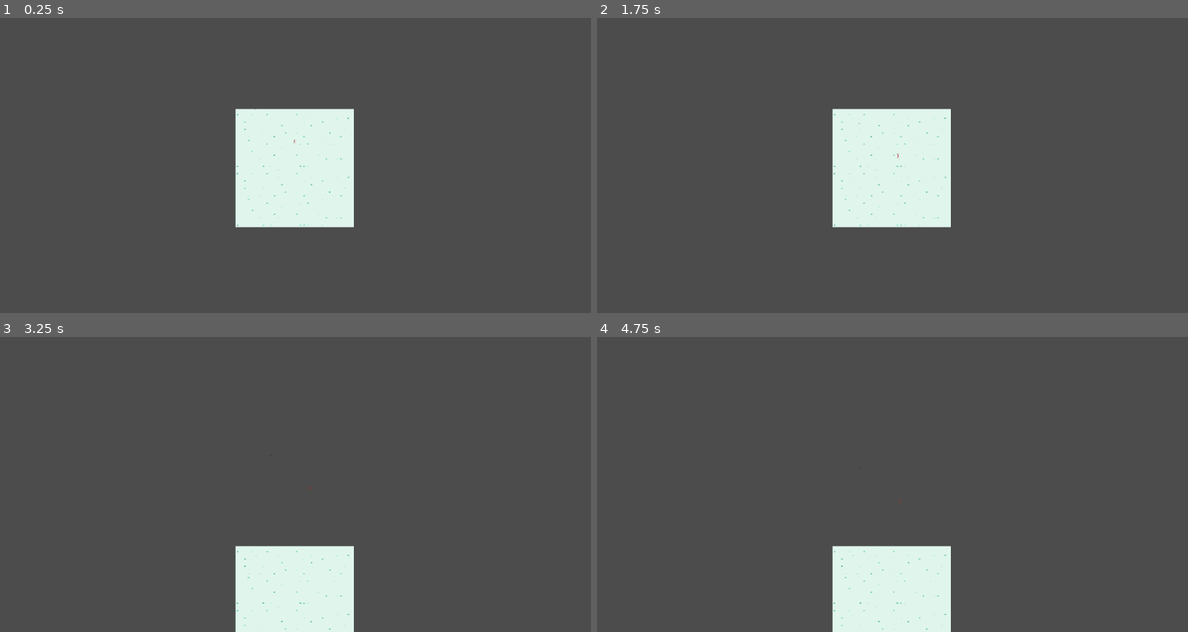
Above: before the commit, frames 1-4 (two rows, left to right).
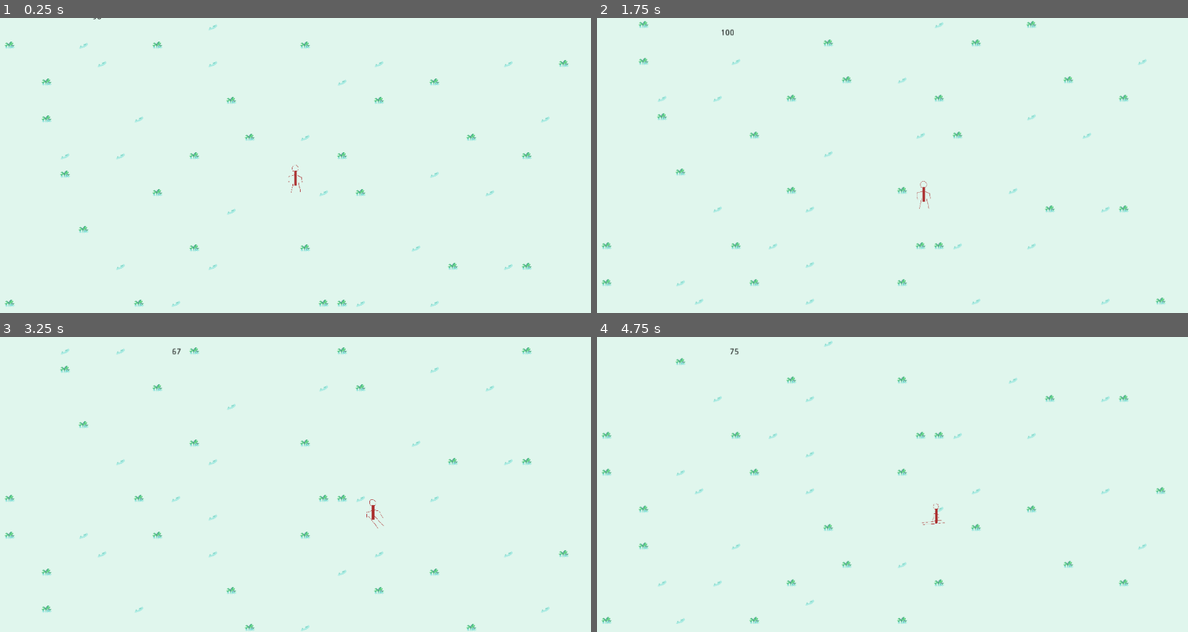
Above: after the commit, the same moments.

Repository: roycocup/ski
Game: Godot game, scene res://Scenes/World.tscn
Same seed, same stepped clock (60 frames per second), same inputs: the game is played once before the commit and once after it.
Inputs:
- Up to frame 1 (0.25 s): no input
- Up to frame 2 (1.75 s): hold Right (ui_right) 0.53-1.28 s; hold 1 0.53-1.28 s; tap 2 at 0.8, 1.35 s; hold Down from 1.28 s (still down); tap 1 at 1.55 s
- Up to frame 3 (3.25 s): release Down at 2.03 s; hold 1 2.03-2.78 s; hold Right (ui_right) from 2.03 s (still down); tap 2 at 2.3, 2.85 s; tap 1 at 3.05 s
- Up to frame 4 (4.75 s): release Right (ui_right) at 3.53 s; hold 1 3.53-4.28 s; hold Left from 3.53 s (still down); tap 2 at 3.8, 4.35 s; tap 1 at 4.55 s

The runs differ from the first frame. In frame 1, 92% of the frame differs, in the area x 0-100%, y 0-100%; in frame 2, 92%; in frame 3, 94%; in frame 4, 94%.

Commit message:
this is one way to do it...

Diff:
--- a/Scenes/World.tscn
+++ b/Scenes/World.tscn
@@ -7,22 +7,25 @@
 [node name="World" type="Node2D" index="0"]
 
 script = ExtResource( 1 )
+background = ExtResource( 2 )
 
-[node name="Bck" parent="." index="0" instance=ExtResource( 2 )]
+[node name="Backgrounds" type="Node2D" parent="." index="0"]
+
+[node name="Bck" parent="Backgrounds" index="0" instance=ExtResource( 2 )]
 
 _sections_unfolded = [ "Transform" ]
 
-[node name="Bck_bot" parent="." index="1" instance=ExtResource( 2 )]
+[node name="Bck_bot" parent="Backgrounds" index="1" instance=ExtResource( 2 )]
 
 position = Vector2( 0, 512 )
 _sections_unfolded = [ "Transform" ]
 
-[node name="Player" parent="." index="2" instance=ExtResource( 3 )]
+[node name="Player" parent="." index="1" instance=ExtResource( 3 )]
 
 position = Vector2( 512, 256 )
 _sections_unfolded = [ "Angular", "Applied Forces", "Linear", "Transform" ]
 
-[node name="SeeAllCamera" type="Camera2D" parent="." index="3"]
+[node name="SeeAllCamera" type="Camera2D" parent="." index="2"]
 
 position = Vector2( 518.296, 488.362 )
 anchor_mode = 1
@@ -48,4 +51,4 @@
 editor_draw_limits = false
 editor_draw_drag_margin = false
 
-[connection signal="reset_background" from="Player" to="." method="_on_Player_reset_background"]
+[connection signal="create_new_background" from="Player" to="." method="_on_Player_create_new_background"]
--- a/Scripts/Player.gd
+++ b/Scripts/Player.gd
@@ -7,7 +7,7 @@
 enum States {RESET, LEFT1, LEFT2, RIGHT1, RIGHT2}
 var status = States.RESET
 
-signal reset_background
+signal create_new_background
 
 func _ready():
 	animate_reset()
@@ -66,4 +66,4 @@
 func check_reset_background():
 	var diff = fmod(round(position.y), 512)
 	if (diff >= 0 and diff <= 1):
-		emit_signal("reset_background")
+		emit_signal("create_new_background", position)
--- a/Scripts/World.gd
+++ b/Scripts/World.gd
@@ -1,35 +1,35 @@
 extends Node2D
 
-var cur_camera
-var cur_background_y
-var bottom_background_y
+export (PackedScene) var background
 
 var hud
 
+onready var cam1 = $Player/Camera2D
+onready var cam2 = $SeeAllCamera
+
 func _ready():
-	#$Player/Camera2D.make_current()
-	$SeeAllCamera.make_current()
-	cur_background_y = $Bck.position.y
-	bottom_background_y = $Bck_bot.position.y
+	cam1.make_current()
 	set_process(true)
 
 func _process(delta):
 	quit_button()
 	$Player/Camera2D/Player_Speed.text = String(round($Player.linear_velocity.y))
-	background_follow()
+	camera_switch()
 
 func quit_button():
 	if Input.is_action_just_pressed("ui_cancel"):
 		get_tree().quit()
 
-func background_follow():
-	#var bottom_line = $Player/Camera2D.get_viewport()
-	#var last_visible_line_pos = $Bck_bot.position.y + $Bck_bot.transform.origin.y
-	pass
+func camera_switch():
+	if Input.is_key_pressed(KEY_1):
+		cam1.make_current()
+	if Input.is_key_pressed(KEY_2):
+		cam2.make_current()
 
 
-func _on_Player_reset_background():
-	print("reset backgrounds")
-	var offset = 512
-	$Bck.position.y += offset
-	$Bck_bot.position.y += offset
+func _on_Player_create_new_background(player_pos):
+	print("creating new background")
+	var offset = 256
+	var bck = background.instance()
+	$Backgrounds.add_child(bck)
+	bck.position = Vector2(0, player_pos.y + offset)
